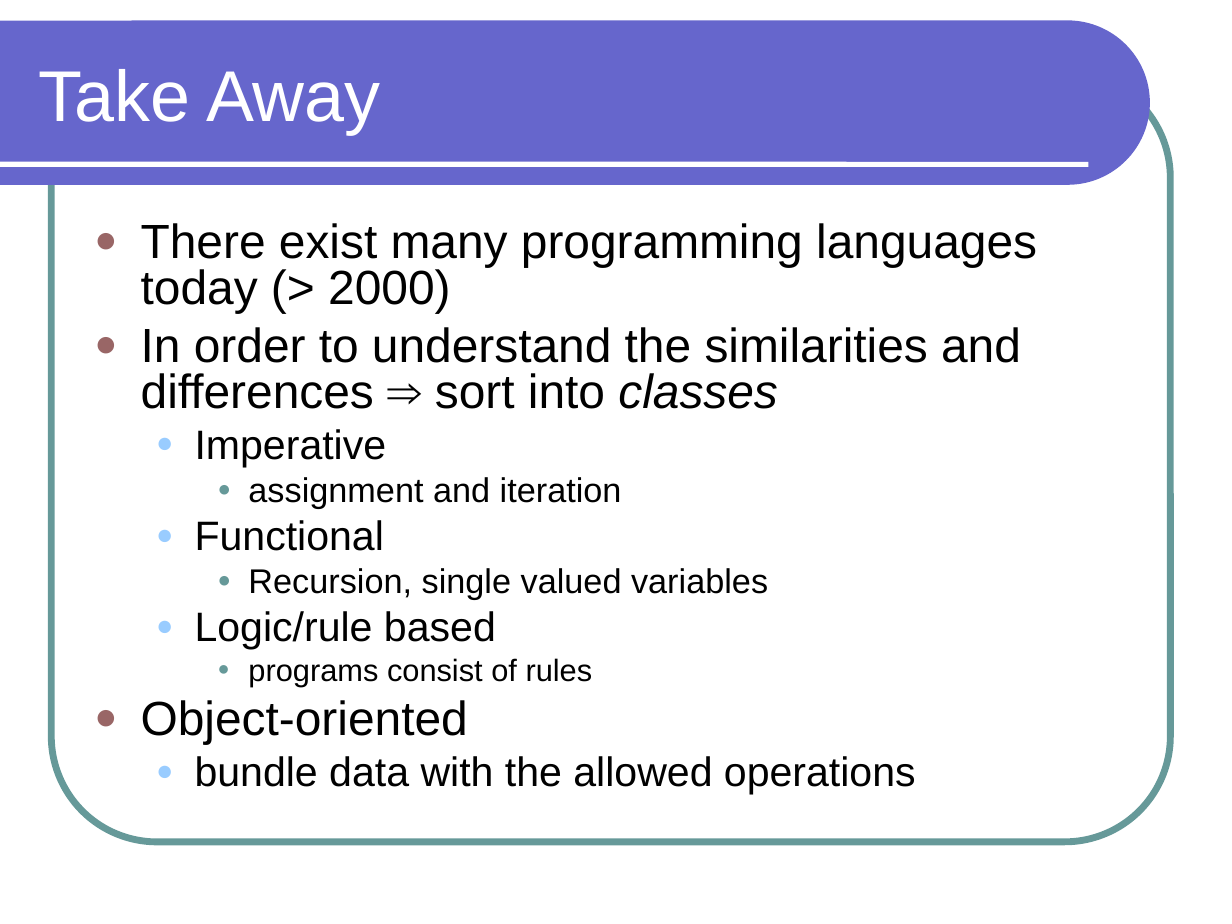
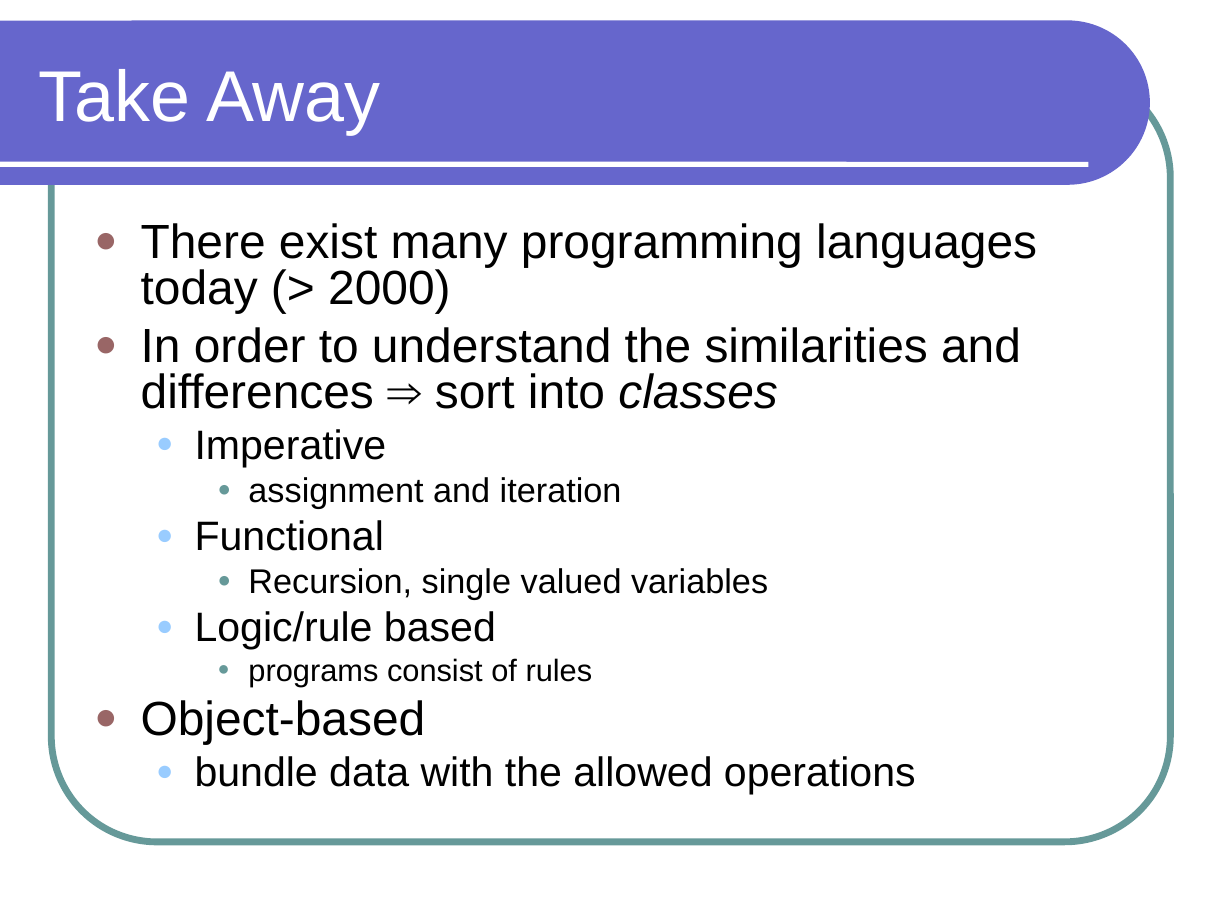
Before and after one commit to lutzhamel/CSC301, a slide deck: slide 18 of notes/csc301-ln001.ppt. Drawn at 1232x924 pixels with LibreOffice and Linux fonts; fonts in the diff are those of the drawing. Boxes give left, top, right and bottom in pixels: in the first picture for what was removed or moved away, otherwise in the second. Text is boxed around its words. In the diff, an @@ line names an element or a change of style, - is before the commit and + after.

```diff
--- a/notes/csc301-ln001.ppt
+++ b/notes/csc301-ln001.ppt
@@ text at <box>141,700,426,745</box>: text changed @@
-● Object-oriented
+● Object-based
```
Also in this commit, not shown: 7 other slides changed, 2 slides added, 2 slides removed, 13 other files.
